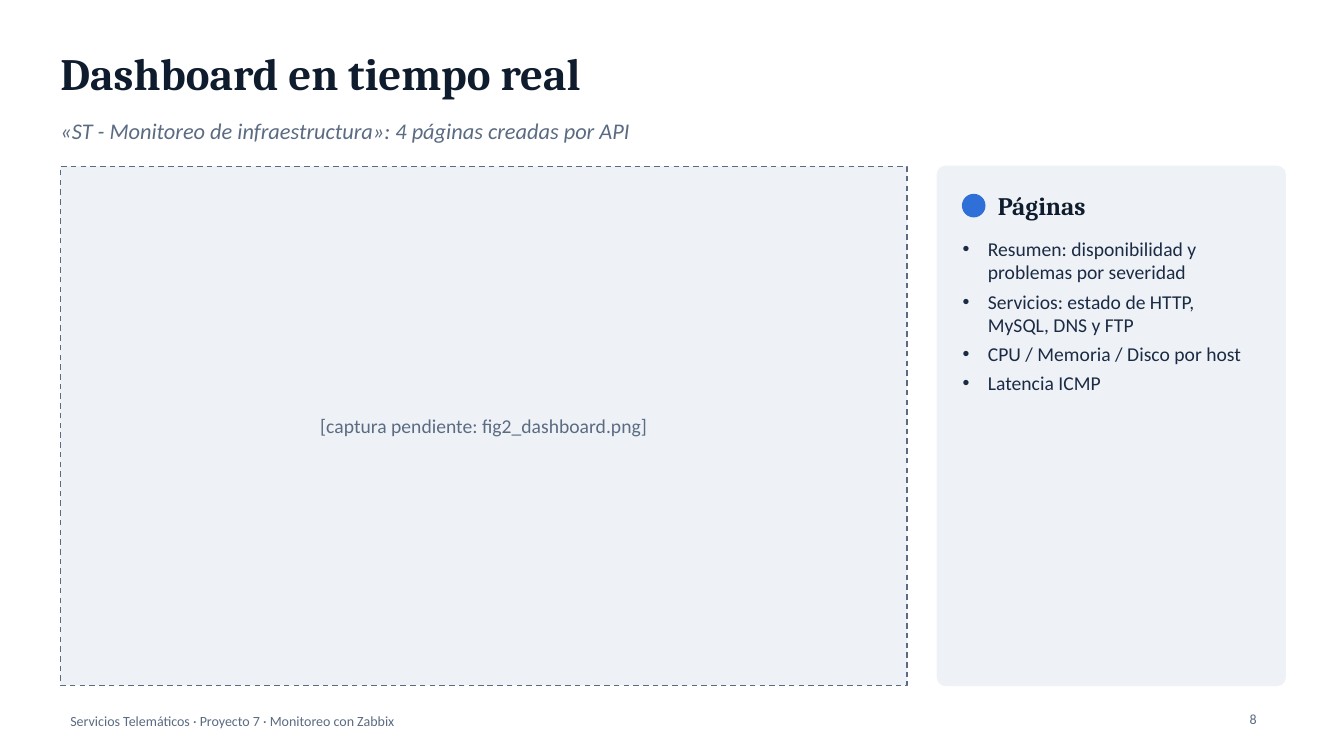
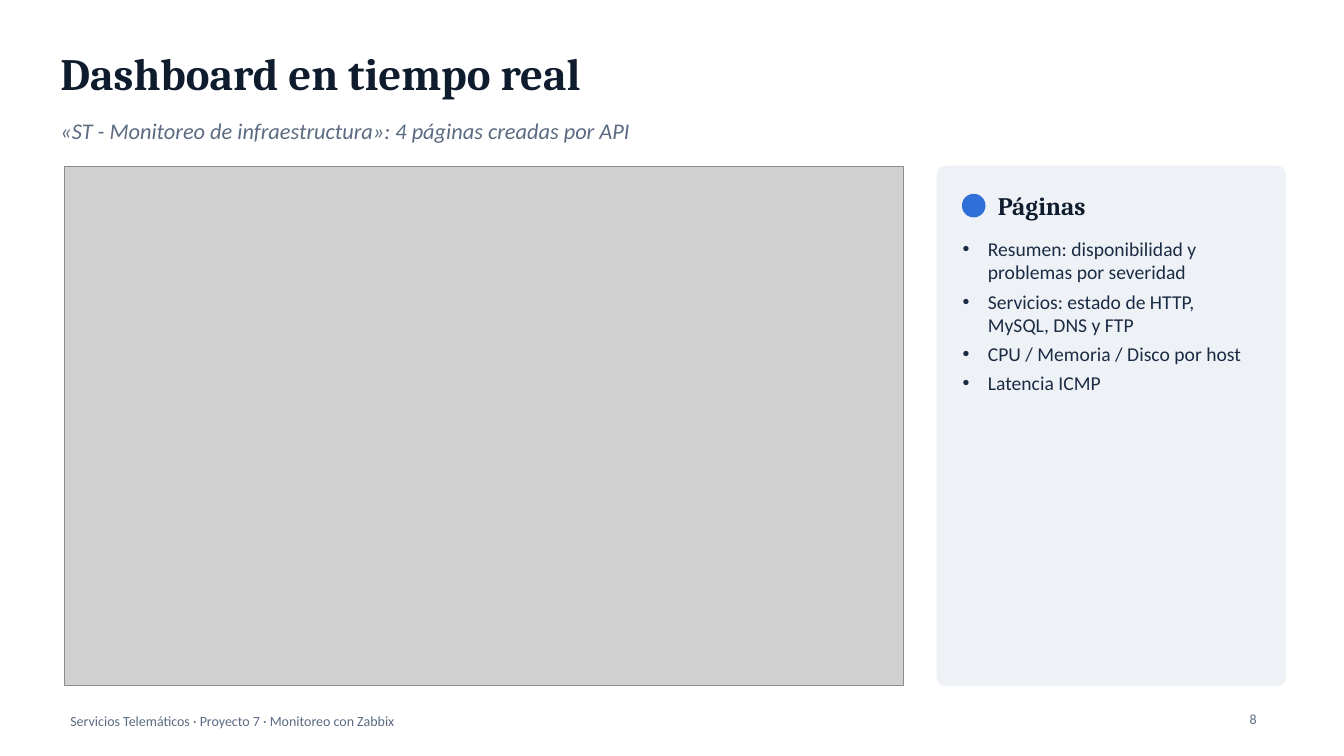
Before and after one commit to phantom-beat/Project-zabbix, a slide deck: slide 8 of docs/Presentacion_Proyecto7.pptx. Drawn at 1344x756 pixels with LibreOffice and Linux fonts; fonts in the diff are those of the drawing; grey boxes stand for pictures. Boxes give left, top, right and bottom in pixels: in the first picture for what was removed or moved away, otherwise in the second. Text is boxed around its words. In the diff, an @@ line names an element or a change of style, - is before the commit and + after.

Commit message:
Capturas en informe y diapositivas; vigilante de agentes sidecar
- Capturas reales de dashboard, Problems y MailHog (sin destinatario)
- vigilar_agentes.sh + timer systemd: reengancha un agente si su
  servicio se reinicia (el agente de ftp quedaba desconectado)
- Tiempos de deteccion con 3 repeticiones (40-42 s agente, 49-51 s ICMP)

```diff
--- a/docs/Presentacion_Proyecto7.pptx
+++ b/docs/Presentacion_Proyecto7.pptx
@@ rectangle removed at [60, 166, 907, 686] @@
@@ picture added at [65, 166, 904, 686] @@
@@ text removed at [320, 419, 647, 437] @@
-[captura pendiente: fig2_dashboard.png]
```
Also in this commit, not shown: 2 other slides changed, 11 other files.
